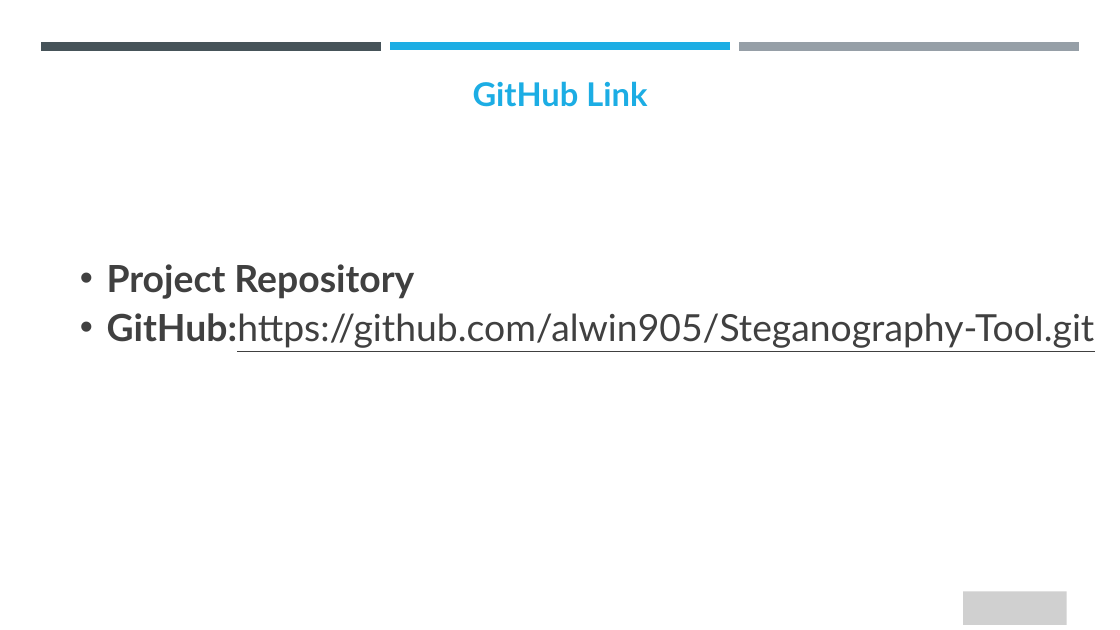
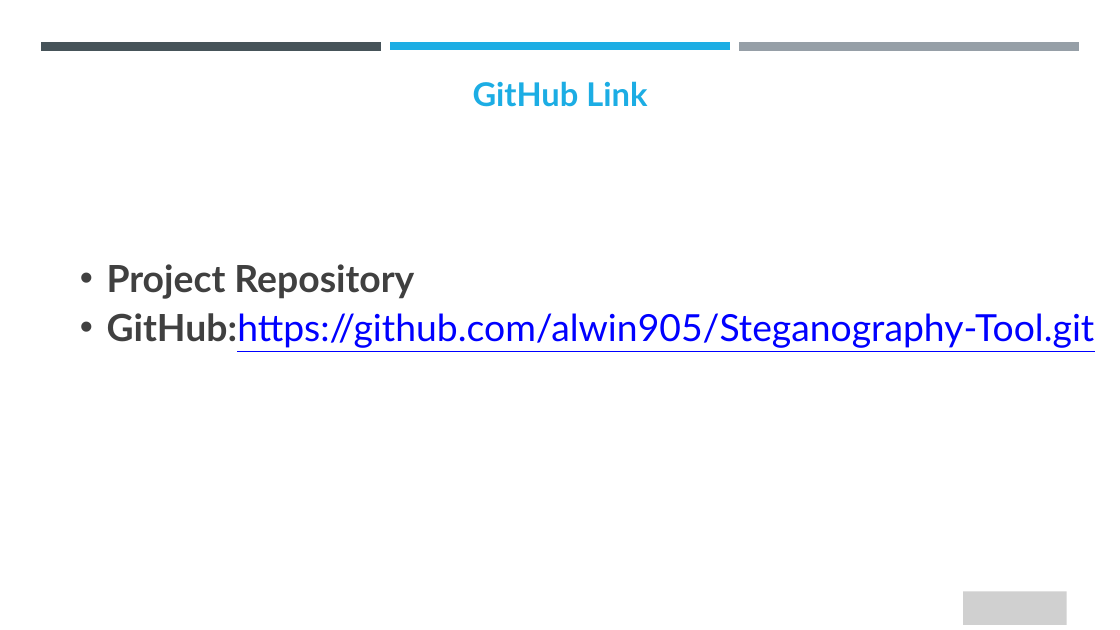
Before and after one commit to alwin905/Steganography-Tool, a slide deck: slide 9 of ALWIN ROSHAN I PPT .pptx.pptx. Drawn at 1120x630 pixels with LibreOffice and Linux fonts; fonts in the diff are those of the drawing; grey boxes stand for pictures. Boxes give left, top, right and bottom in pixels: in the first picture for what was removed or moved away, otherwise in the second. Text is boxed around its words. In the diff, an @@ line names an element or a change of style, - is before the commit and + after.

```diff
--- a/ALWIN ROSHAN I PPT .pptx.pptx
+++ b/ALWIN ROSHAN I PPT .pptx.pptx
@@ text at [107, 313, 1095, 348]: text colour #404040 to #0000FF in "GitHub:https://github.com/alwin905/Steganography-Tool.git" @@
```
Also in this commit, not shown: 1 other slide changed.
